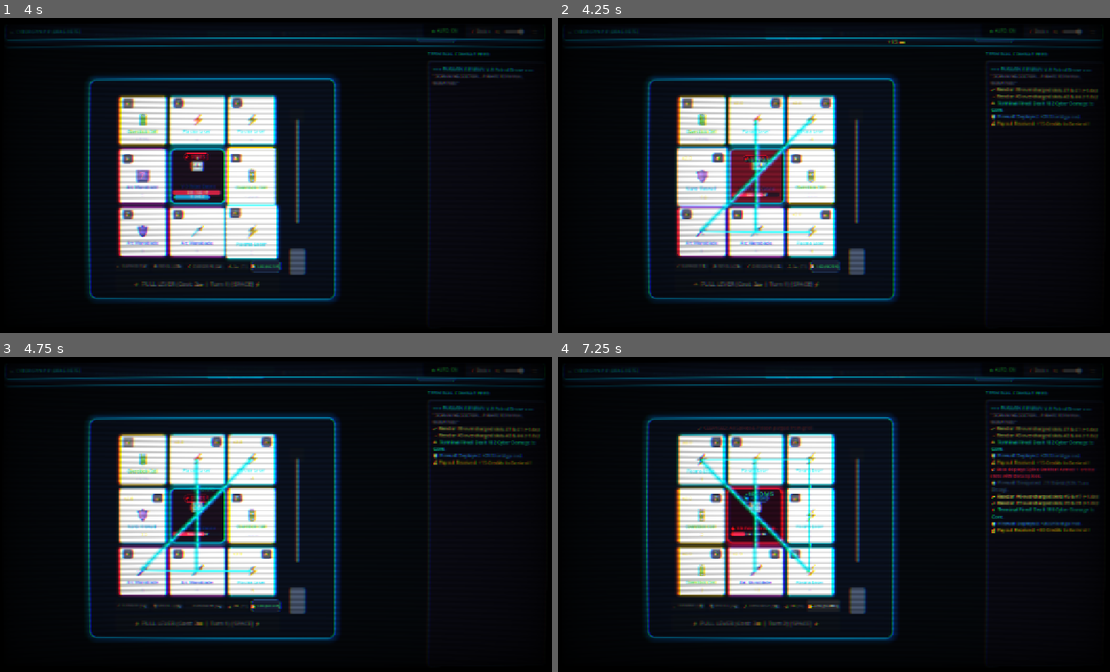
Above: before the commit, frames 1-4 (two rows, left to right).
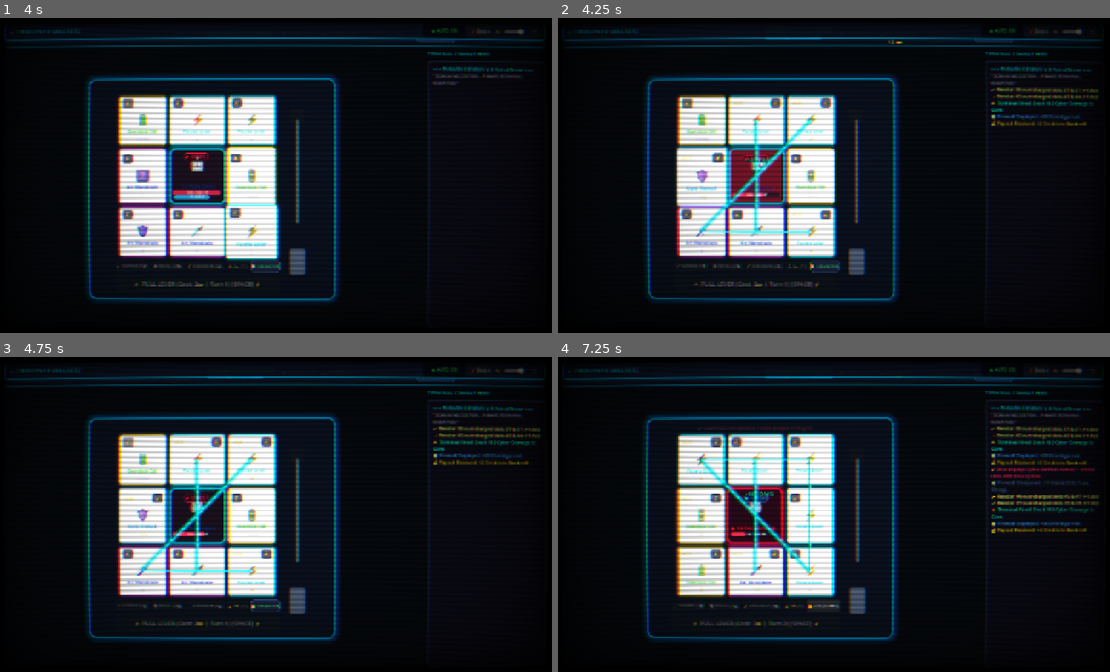
Above: after the commit, the same moments.

Repository: Rajintx/cyberspin
Game: Godot game, scene res://scenes/main.tscn
Two runs of this game, one before a commit and one after it. Both use one fixed random seed, a clock stepped at 60 frames per second and the inputs below.
Inputs:
- Up to frame 1 (4 s): click "DEPLOY SNIPER" at 0.5 s; click "📺 PiP MODE" at 1.25 s; click "🤖 Patrol Drone" at 2 s; click "📺 PiP MODE" at 2.75 s; click "🔓" at 3.5 s
- Up to frame 2 (4.25 s): no input
- Up to frame 3 (4.75 s): click "🔒" at 4.25 s
- Up to frame 4 (7.25 s): click "🧹 CLEANSE (1💾)" at 5 s; click "⏩ 1.0X (NORM)" at 5.75 s; click "⏩ 1.5X (FAST)" at 6.5 s

Frame 1 is identical in both runs. In frame 2, less than 0.1% of the frame differs, in the area x 60-97%, y 6-35%; in frame 3, less than 0.1%; in frame 4, 0.1%, in the area x 87-97%, y 32-56%.

Commit message:
fix: rebalance hardcoded +15 and +25/30 credit payouts in orbital evaluator

Diff:
--- a/scripts/systems/orbital_evaluator.gd
+++ b/scripts/systems/orbital_evaluator.gd
@@ -140,9 +140,9 @@
 			SymbolData.SymbolType.JACKPOT:
 				raw_attack_chips += int(round(sym.base_chips * slot_mult))
 				total_attack_mult += sym.mult_add
-				var j_payout: int = int(round(25 * slot_mult * bet_mult))
+				var j_payout: int = int(round(6 * slot_mult * bet_mult))
 				result.credits_earned += j_payout
-				result.total_shield += int(round(12 * slot_mult))
+				result.total_shield += int(round(6 * slot_mult))
 
 	# Compute Total Attack Damage = (Chips x Mult) x BetMult x FeverMult
 	if raw_attack_chips > 0:
@@ -184,9 +184,9 @@
 		elif a.symbol_type == SymbolData.SymbolType.SHIELD:
 			bonus_shield = int(round(12 * bet_mult))
 		elif a.symbol_type == SymbolData.SymbolType.JACKPOT:
-			bonus_dmg = int(round(35 * bet_mult))
-			bonus_shield = int(round(20 * bet_mult))
-			result.credits_earned += int(round(30 * bet_mult))
+			bonus_dmg = int(round(25 * bet_mult))
+			bonus_shield = int(round(12 * bet_mult))
+			result.credits_earned += int(round(8 * bet_mult))
 		else:
 			bonus_dmg = int(round(8 * bet_mult))
 
@@ -214,7 +214,8 @@
 		var bonus_shield: int = int(round(15 * bet_mult))
 		result.total_damage += bonus_dmg
 		result.total_shield += bonus_shield
-		result.credits_earned += int(round(15 * bet_mult))
+		# Small 2 Credit bonus for a 3-of-a-kind edge line
+		result.credits_earned += int(round(2 * bet_mult))
 
 		result.lines_triggered.append({
 			"name": line_name + " (TRIPLE MATCH)",
